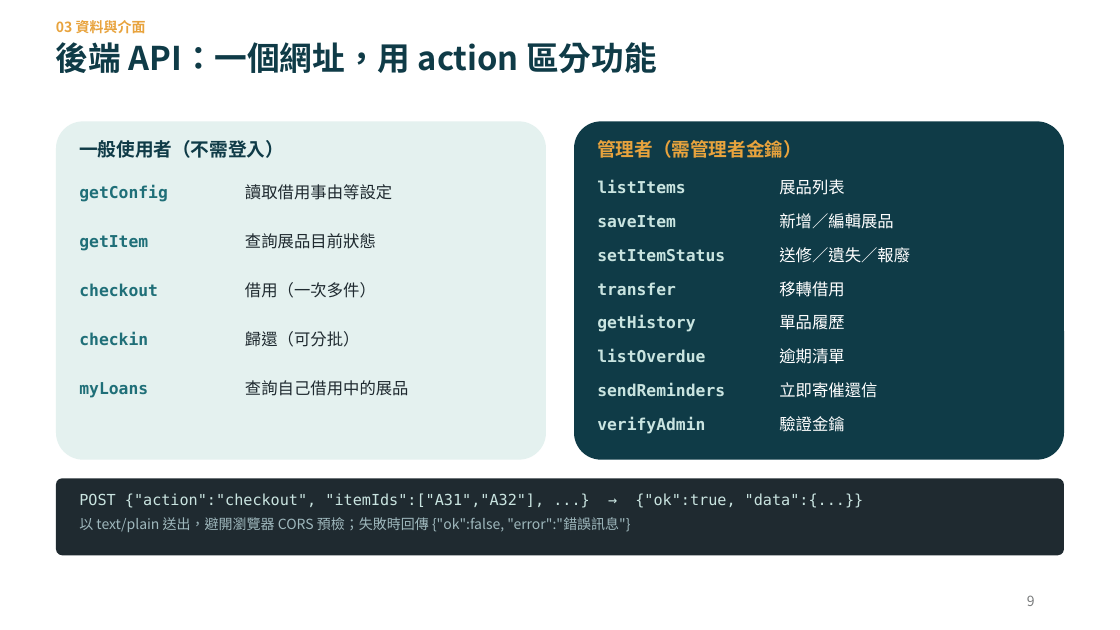
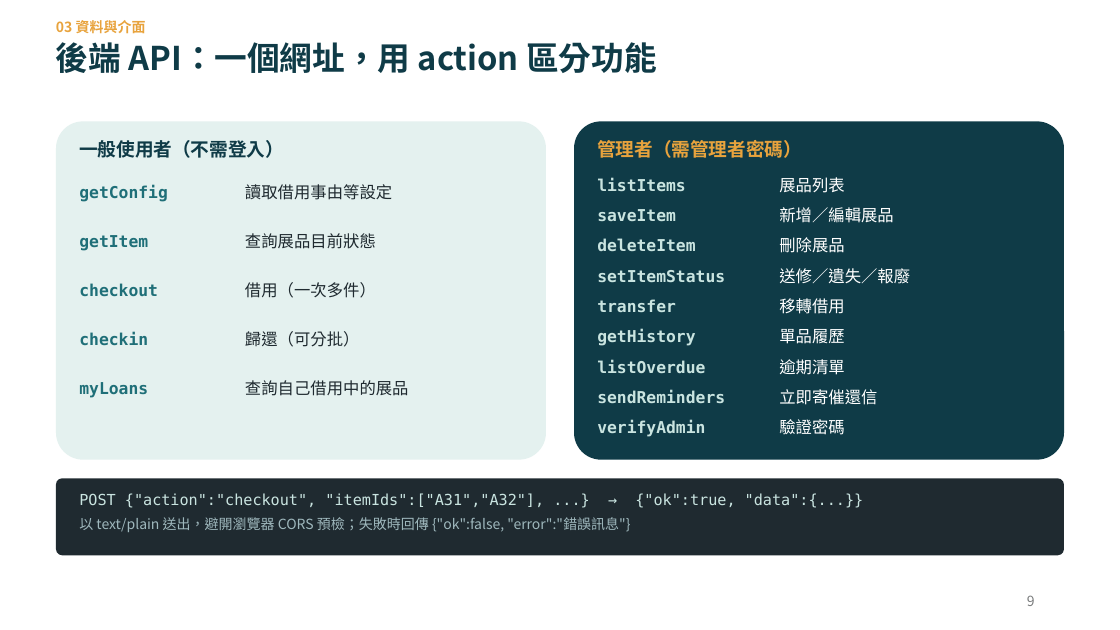
Before and after one commit to fihmvs-tech/sample-inventory-system, a slide deck: slide 9 of docs/設計架構簡報.pptx. Drawn at 1120x630 pixels with LibreOffice and Linux fonts; fonts in the diff are those of the drawing. Boxes give left, top, right and bottom in pixels: in the first picture for what was removed or moved away, otherwise in the second. Text is boxed around its words. In the diff, an @@ line names an element or a change of style, - is before the commit and + after.

```diff
--- a/docs/設計架構簡報.pptx
+++ b/docs/設計架構簡報.pptx
@@ text at [597, 140, 802, 158]: text changed @@
-管理者（需管理者金鑰）
+管理者（需管理者密碼）
@@ text "saveItem": place and size @@
-text "saveItem" at [597, 215, 676, 227]
+text "saveItem" at [597, 209, 676, 221]
@@ text "新增／編輯展品": place and size @@
-text "新增／編輯展品" at [779, 213, 893, 229]
+text "新增／編輯展品" at [779, 207, 893, 223]
@@ text added at [597, 238, 695, 251], 14 pt, text #C9E4E0, bold @@
+deleteItem
@@ text added at [779, 237, 844, 253], 14 pt, text #FFFFFF @@
+刪除展品
@@ 4 texts: place and size @@
-4 texts at [597, 247, 910, 297]
+4 texts at [597, 268, 910, 314]
@@ text "getHistory": place and size @@
-text "getHistory" at [597, 315, 695, 332]
+text "getHistory" at [597, 329, 695, 346]
@@ text "單品履歷": place and size @@
-text "單品履歷" at [779, 315, 844, 330]
+text "單品履歷" at [779, 329, 844, 344]
@@ text "listOverdue": place and size @@
-text "listOverdue" at [597, 349, 705, 362]
+text "listOverdue" at [597, 359, 705, 373]
@@ text "逾期清單": place and size @@
-text "逾期清單" at [779, 348, 844, 364]
+text "逾期清單" at [779, 359, 844, 375]
@@ 3 texts: place and size @@
-3 texts at [597, 382, 877, 434]
+3 texts at [597, 389, 877, 437]
@@ text at [779, 419, 844, 435]: text changed @@
-驗證金鑰
+驗證密碼
```
Also in this commit, not shown: 1 other slide changed.
